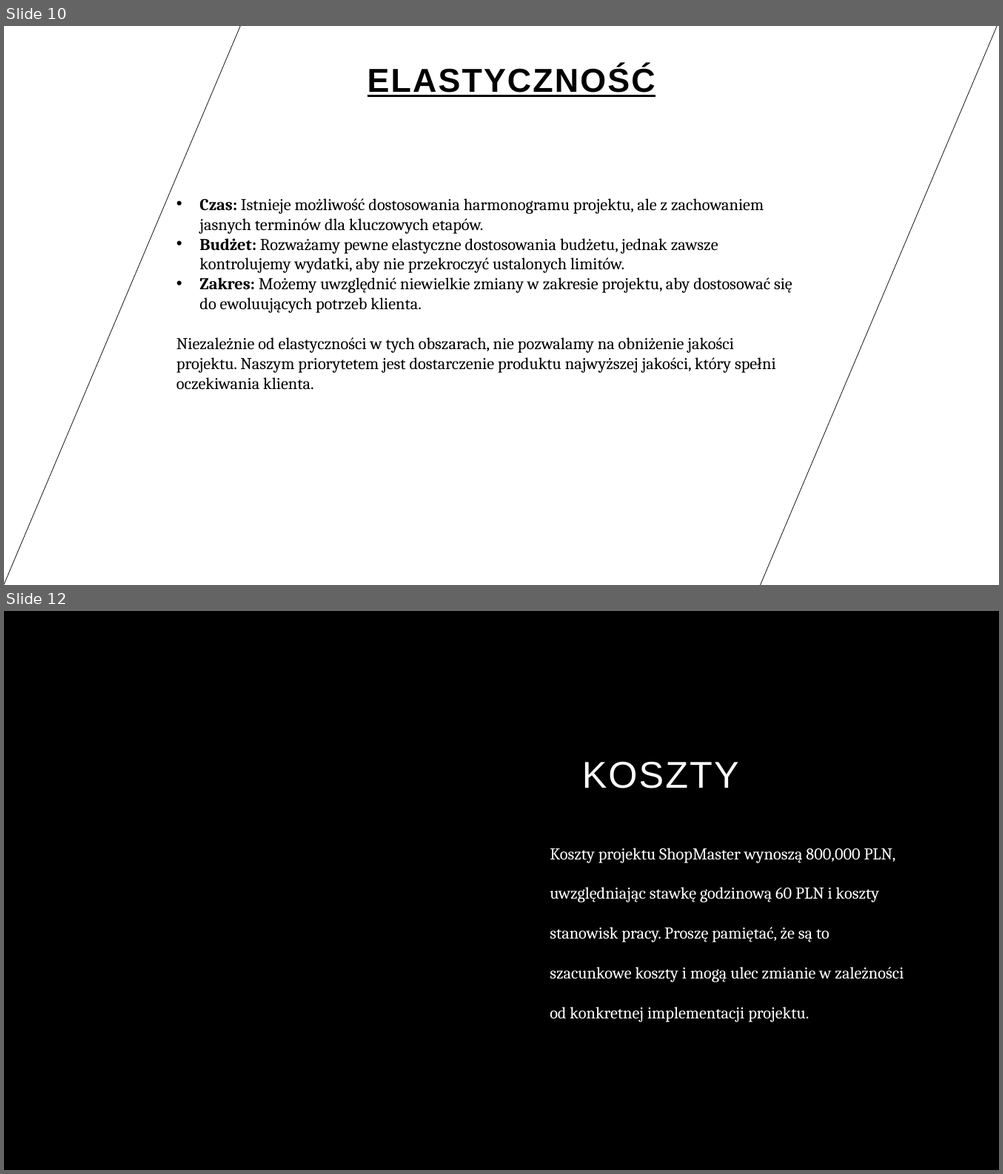
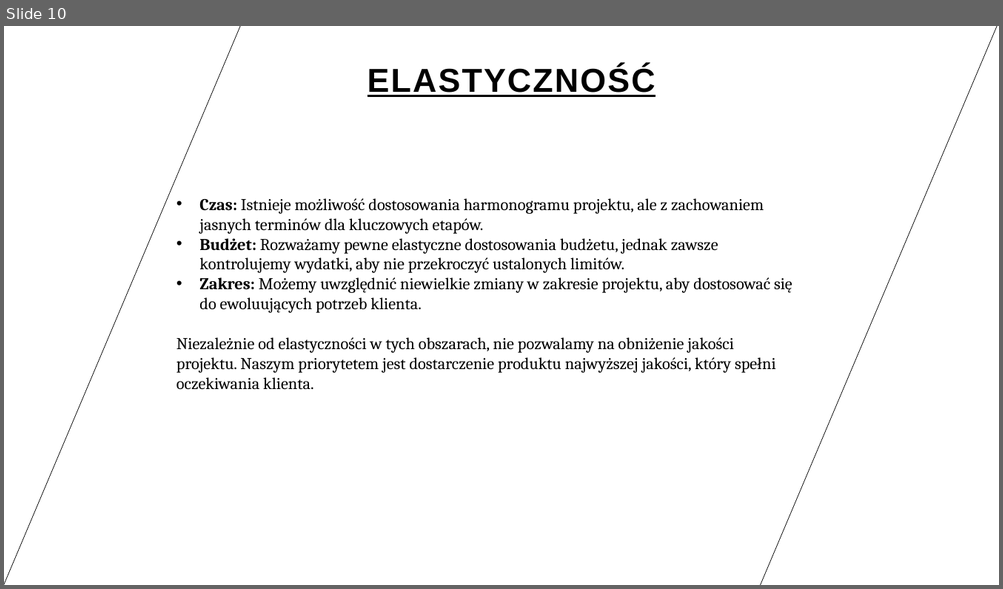
Before and after one commit to qbojj/projekt-IO, a slide deck: prezentacja io 1.pptx. Shown one above the other, each under a label of ours: slides 10 and 12 before the commit, slide 10 after it; the slides between them are not shown. The pictures are 1003x1174 and 1003x589 pixels, drawn with LibreOffice and Linux fonts; fonts in the diff are those of the drawing; background and template pictures are left out. Boxes give left, top, right and bottom in pixels: in the first picture for what was removed or moved away, otherwise in the second. Text is boxed around its words. In the diff, an @@ line names an element or a change of style, - is before the commit and + after.

```diff
--- a/prezentacja io 1.pptx
+++ b/prezentacja io 1.pptx
@@ slide 12 removed at (x1=4, y1=611, x2=999, y2=1170), background #000000 @@
@@ title removed at (x1=582, y1=761, x2=739, y2=789) @@
-KOSZTY
@@ subtitle removed at (x1=549, y1=848, x2=903, y2=1022) @@
-Koszty projektu ShopMaster wynoszą 800,000 PLN, uwzględniając stawkę godzinową 60 PLN i koszty stanowisk pracy. Proszę pamiętać, że są to szacunkowe koszty i mogą ulec zmianie w zależności od konkretnej implementacji projektu.
```
Also in this commit, not shown: 3 slides changed, 1 slide added, 1 other file.
